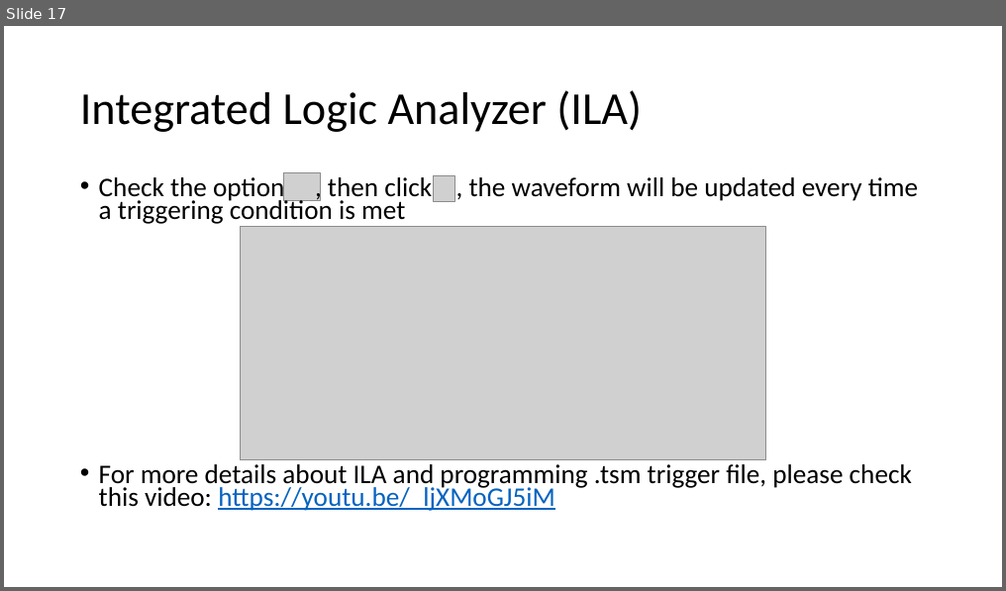
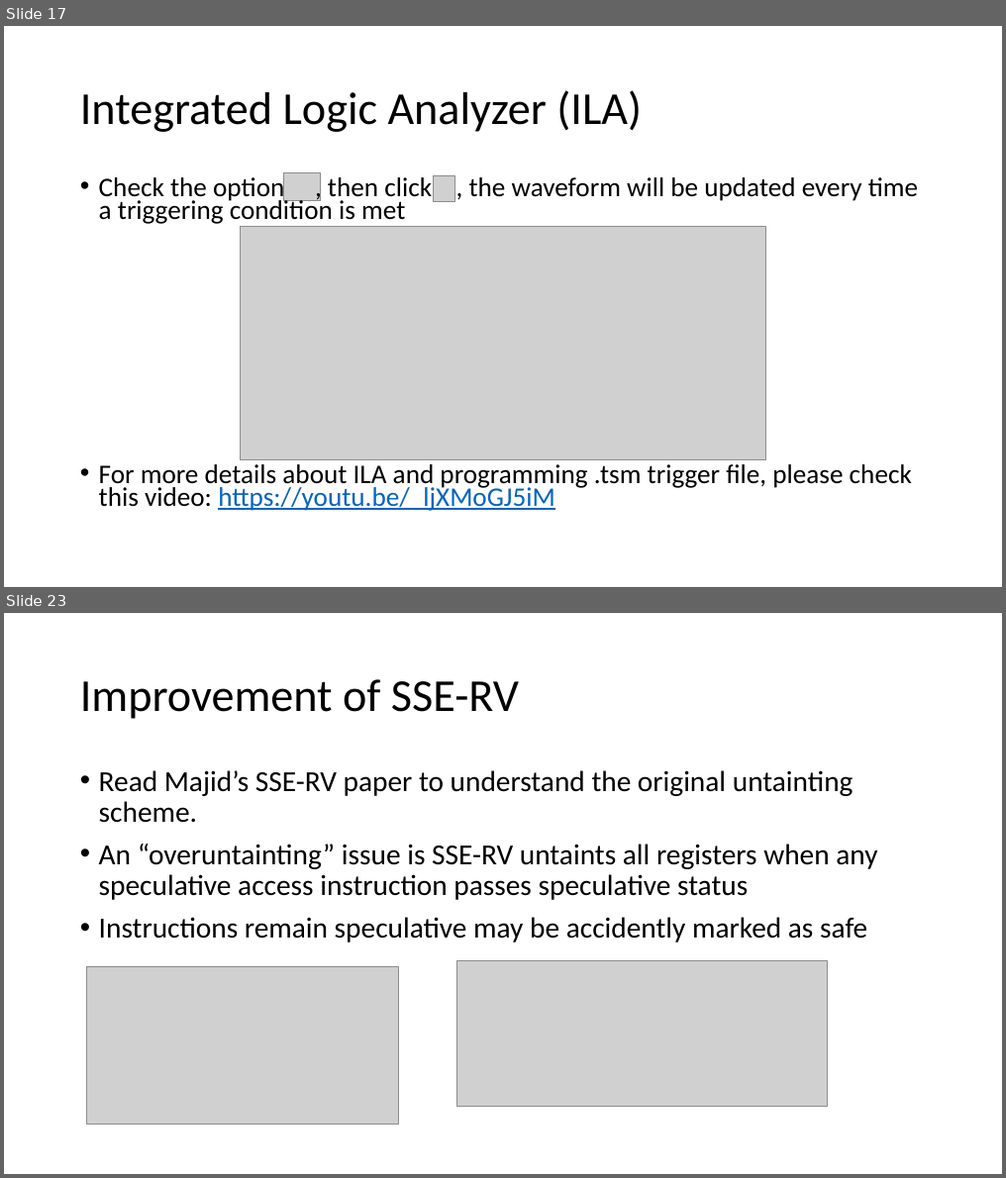
Before and after one commit to zzmzc333/RISCV-Documents, a slide deck: RISC-V Tutorial.pptx. Shown one above the other, each under a label of ours: slide 17 before the commit, slides 17 and 23 after it; the slides between them are not shown. The pictures are 1006x591 and 1006x1178 pixels, drawn with LibreOffice and Linux fonts; fonts in the diff are those of the drawing; grey boxes stand for pictures. Boxes give left, top, right and bottom in pixels: in the first picture for what was removed or moved away, otherwise in the second. Text is boxed around its words. In the diff, an @@ line names an element or a change of style, - is before the commit and + after.

```diff
--- a/RISC-V Tutorial.pptx
+++ b/RISC-V Tutorial.pptx
@@ slide 23 added at (4,613,1002,1174), background #FFFFFF @@
@@ title added at (80,679,519,719), 44 pt, text #000000 @@
+Improvement of SSE-RV
@@ text added at (99,770,877,943), 28 pt, text #000000 @@
+• Read Majid’s SSE-RV paper to understand the original untainting scheme.
+• An “overuntainting” issue is SSE-RV untaints all registers when any speculative access instruction passes speculative status
+• Instructions remain speculative may be accidently marked as safe
@@ picture added at (86,966,399,1124) @@
@@ picture added at (456,961,828,1106) @@
```
Also in this commit, not shown: 1 slide changed, 8 other slides added.
